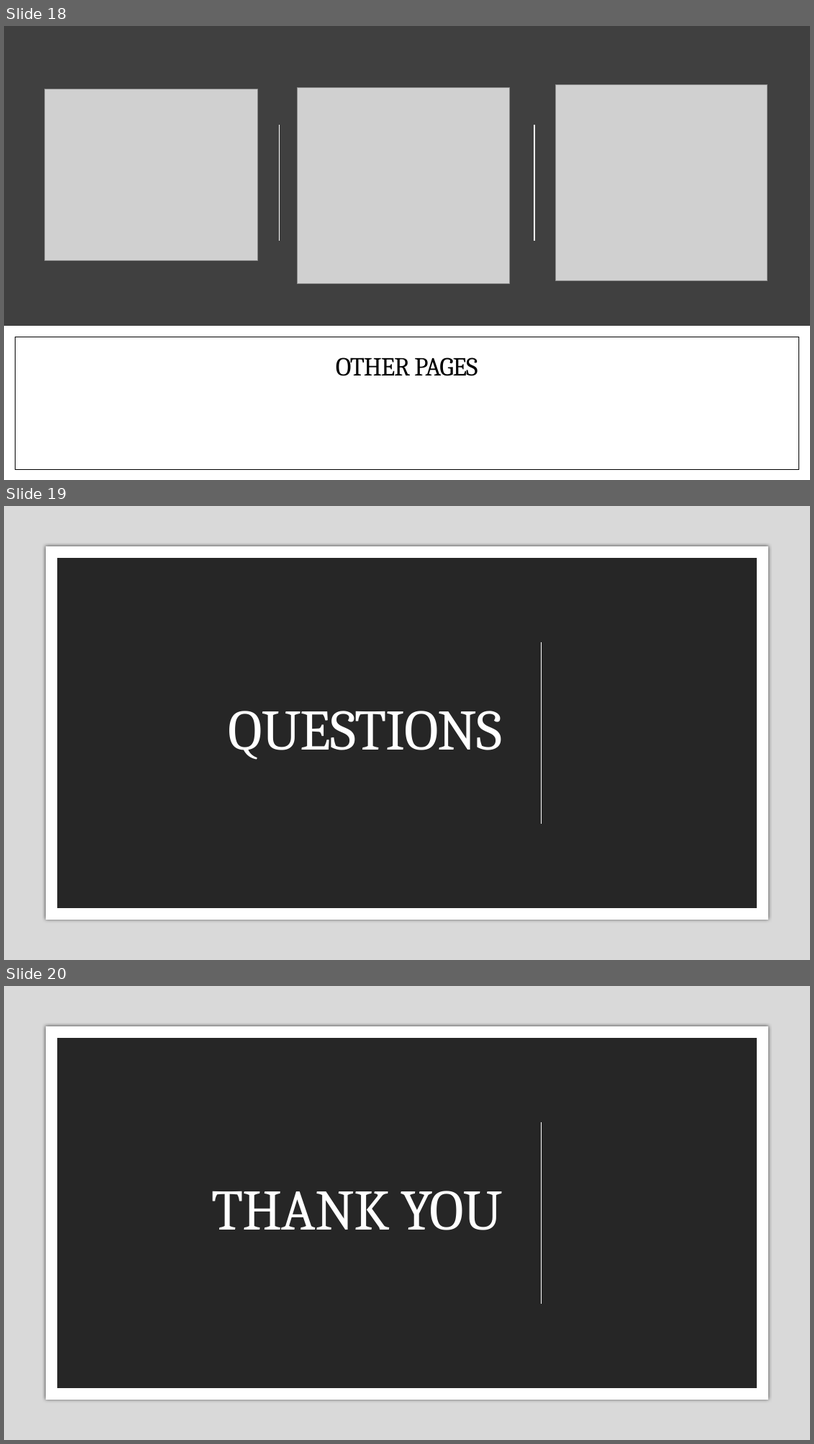
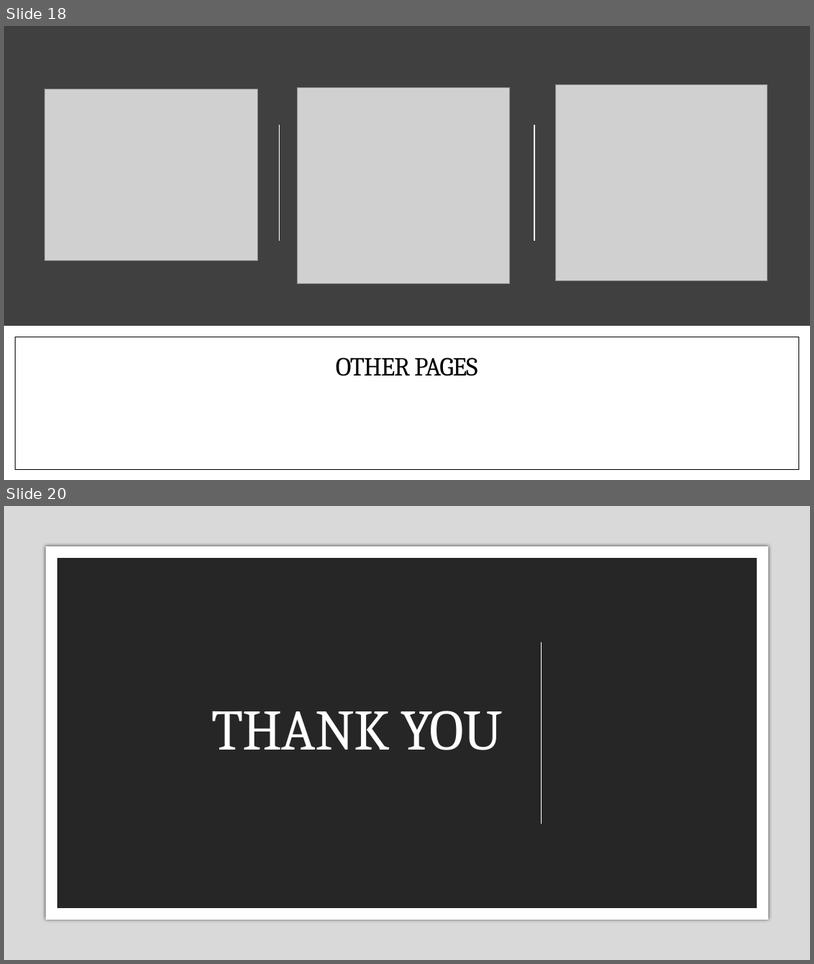
Before and after one commit to arundhatic/COVID-19-MLModels-LaboratoryTest, a slide deck: Presentation/Project_3_COVID19_MLModels_LabTests_Presentation.pptx. Shown one above the other, each under a label of ours: slides 18, 19 and 20 before the commit, slides 18 and 20 after it; the slides between them are not shown. The pictures are 814x1444 and 814x964 pixels, drawn with LibreOffice and Linux fonts; fonts in the diff are those of the drawing; grey boxes stand for pictures. Boxes give left, top, right and bottom in pixels: in the first picture for what was removed or moved away, otherwise in the second. Text is boxed around its words. In the diff, an @@ line names an element or a change of style, - is before the commit and + after.

```diff
--- a/Presentation/Project_3_COVID19_MLModels_LabTests_Presentation.pptx
+++ b/Presentation/Project_3_COVID19_MLModels_LabTests_Presentation.pptx
@@ slide 19 removed at [4, 506, 810, 960], background #000000 @@
@@ rectangle removed at [4, 506, 810, 960] @@
@@ rectangle removed at [46, 546, 769, 919] @@
@@ rectangle removed at [57, 557, 758, 908] @@
@@ rectangle removed at [90, 590, 724, 875] @@
@@ line removed from (542, 642) to (542, 824) @@
@@ title removed at [229, 710, 503, 759] @@
-QUESTIONS
```
Also in this commit, not shown: 1 slide changed, 1 slide added, 3 other files.
